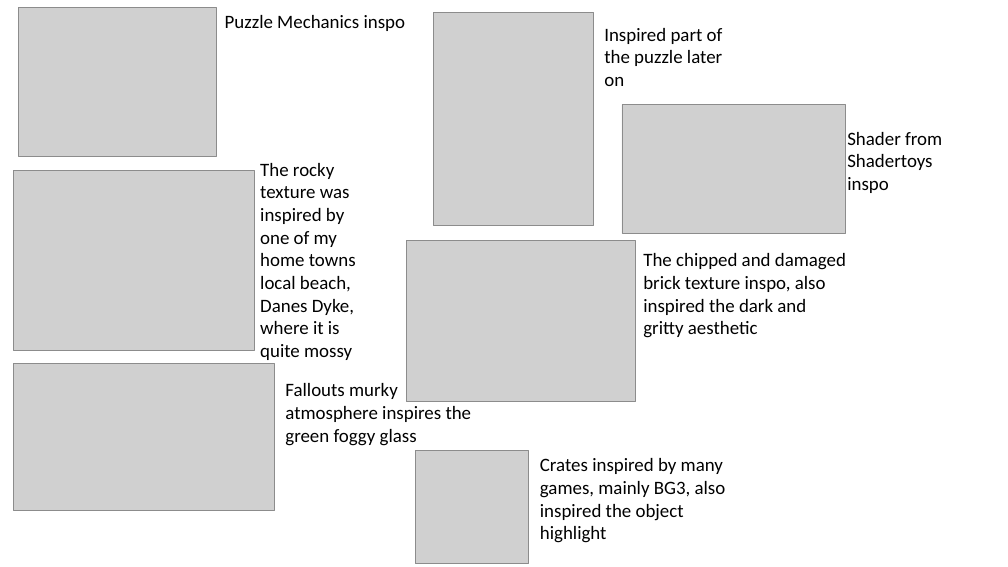
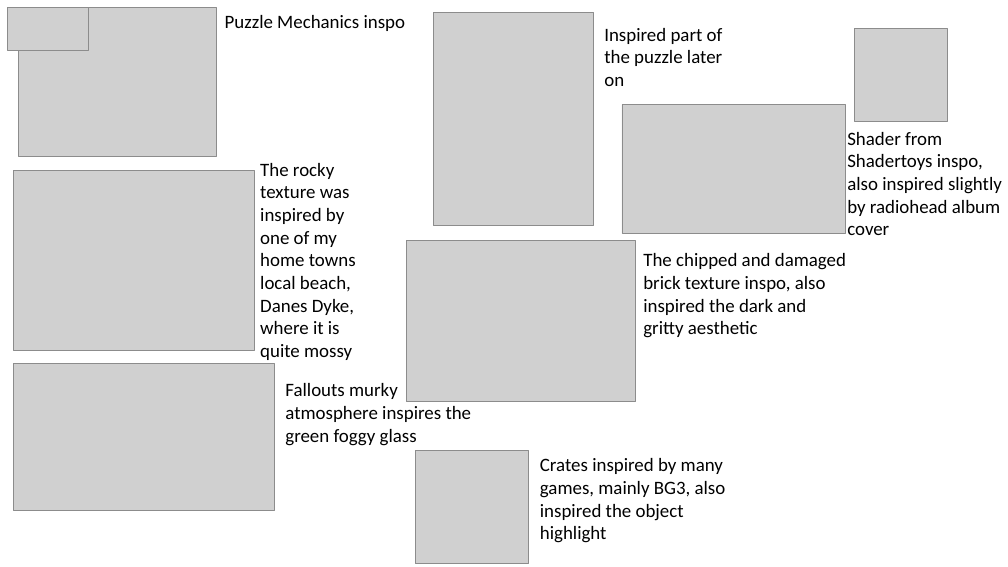
Before and after one commit to KirbyXIV/GraphicsAssignment, a slide deck: slide 2 of Graphics Moodboard.pptx. Drawn at 1008x567 pixels with LibreOffice and Linux fonts; fonts in the diff are those of the drawing; grey boxes stand for pictures. Boxes give left, top, right and bottom in pixels: in the first picture for what was removed or moved away, otherwise in the second. Text is boxed around its words. In the diff, an @@ line names an element or a change of style, - is before the commit and + after.

```diff
--- a/Graphics Moodboard.pptx
+++ b/Graphics Moodboard.pptx
@@ picture added at box(8, 8, 88, 50) @@
@@ picture added at box(855, 29, 948, 121) @@
@@ text at box(847, 132, 1002, 235): text changed @@
-Shader from Shadertoys inspo
+Shader from Shadertoys inspo, also inspired slightly by radiohead album cover
```
